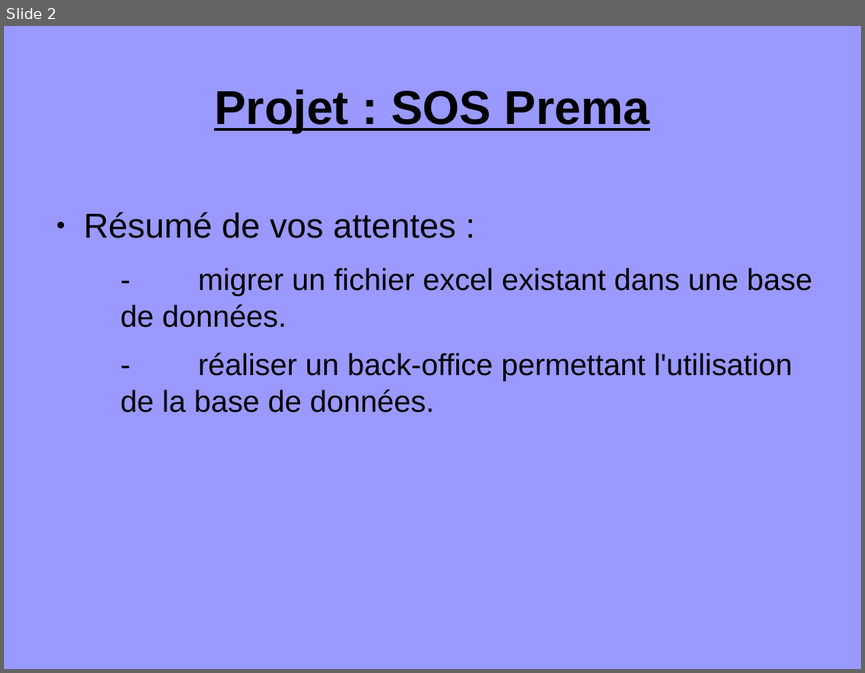
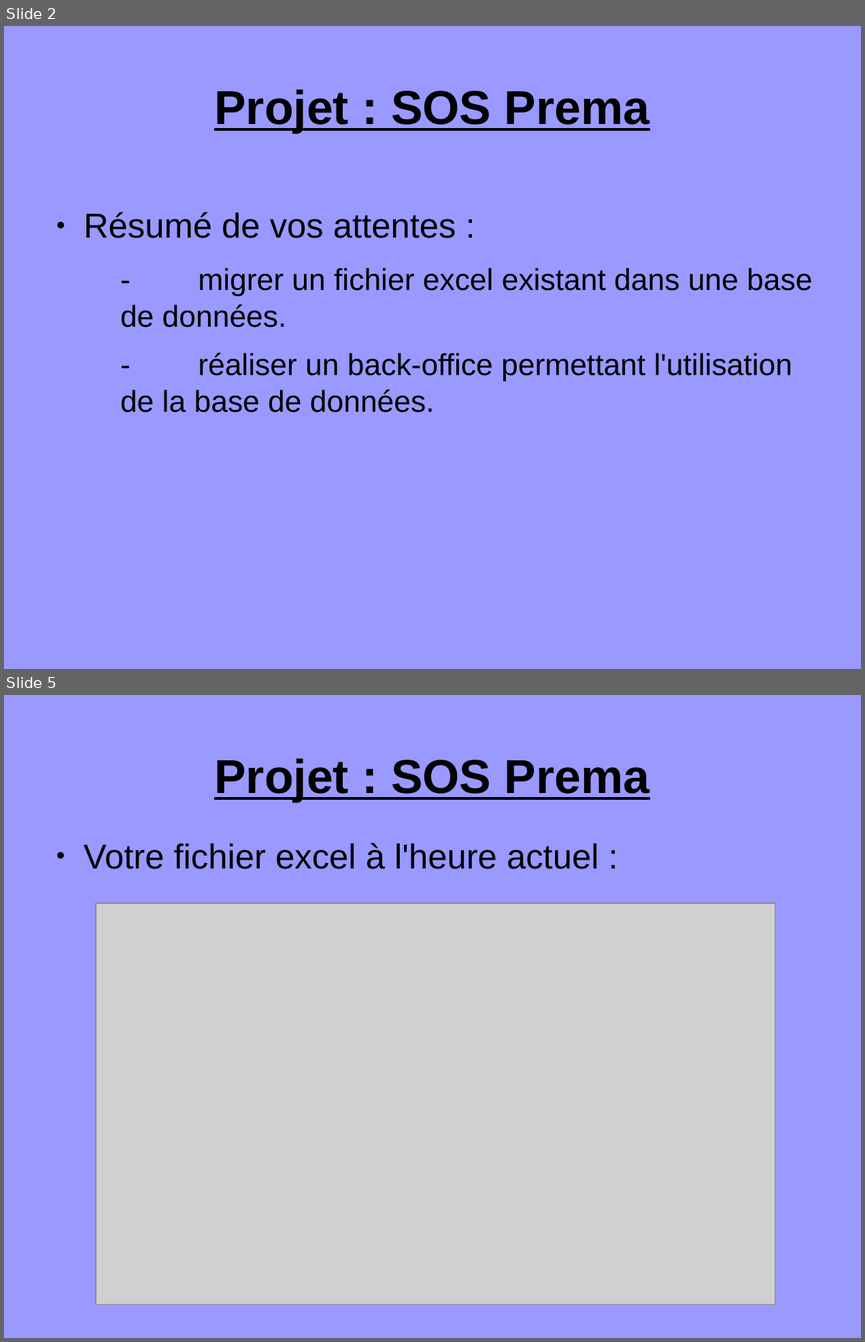
Before and after one commit to hlefe/sosprema, a slide deck: docs/présentation1.odp. Shown one above the other, each under a label of ours: slide 2 before the commit, slides 2 and 5 after it; the slides between them are not shown. The pictures are 865x673 and 865x1342 pixels, drawn with LibreOffice and Linux fonts; fonts in the diff are those of the drawing; grey boxes stand for pictures. Boxes give left, top, right and bottom in pixels: in the first picture for what was removed or moved away, otherwise in the second. Text is boxed around its words. In the diff, an @@ line names an element or a change of style, - is before the commit and + after.

```diff
--- a/docs/présentation1.odp
+++ b/docs/présentation1.odp
@@ slide 5 added at (4,695,861,1338), background #9999FF @@
@@ title added at (214,758,649,802), 44 pt, text #000000, bold, underline @@
+Projet : SOS Prema
@@ text added at (84,843,598,869), 32 pt, text #000000 @@
+● Votre fichier excel à l'heure actuel :
@@ picture added at (96,903,774,1304) @@
```
Also in this commit, not shown: 2 slides changed, 1 other slide added.
